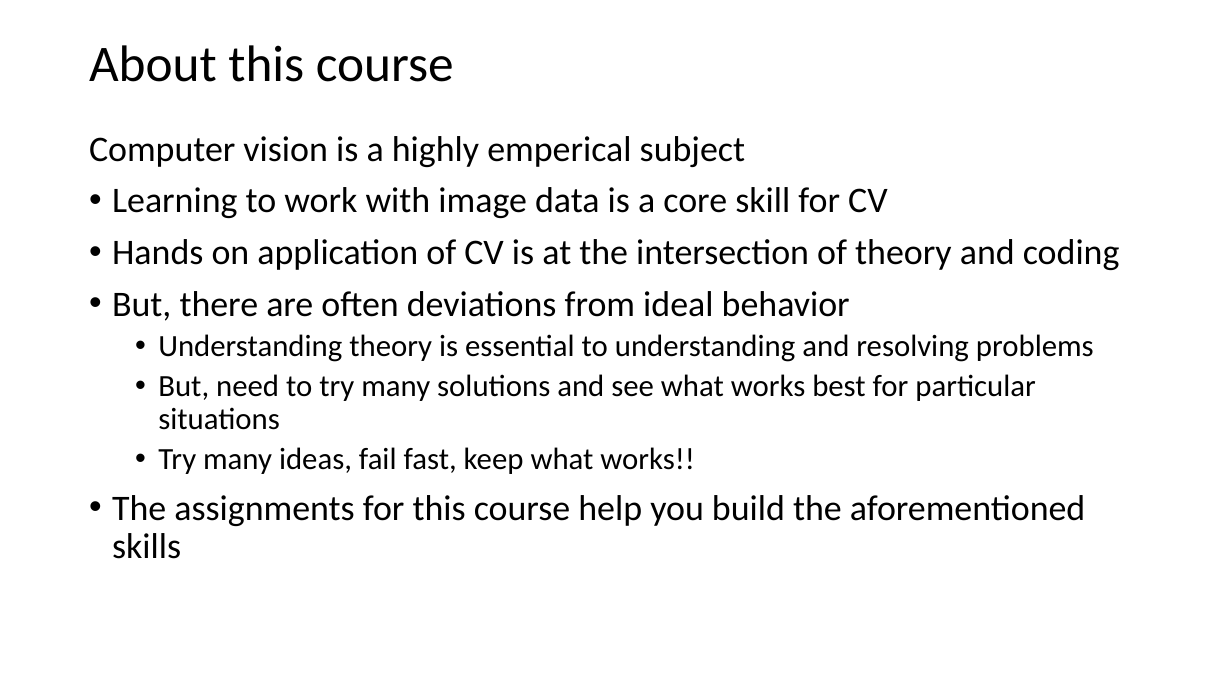
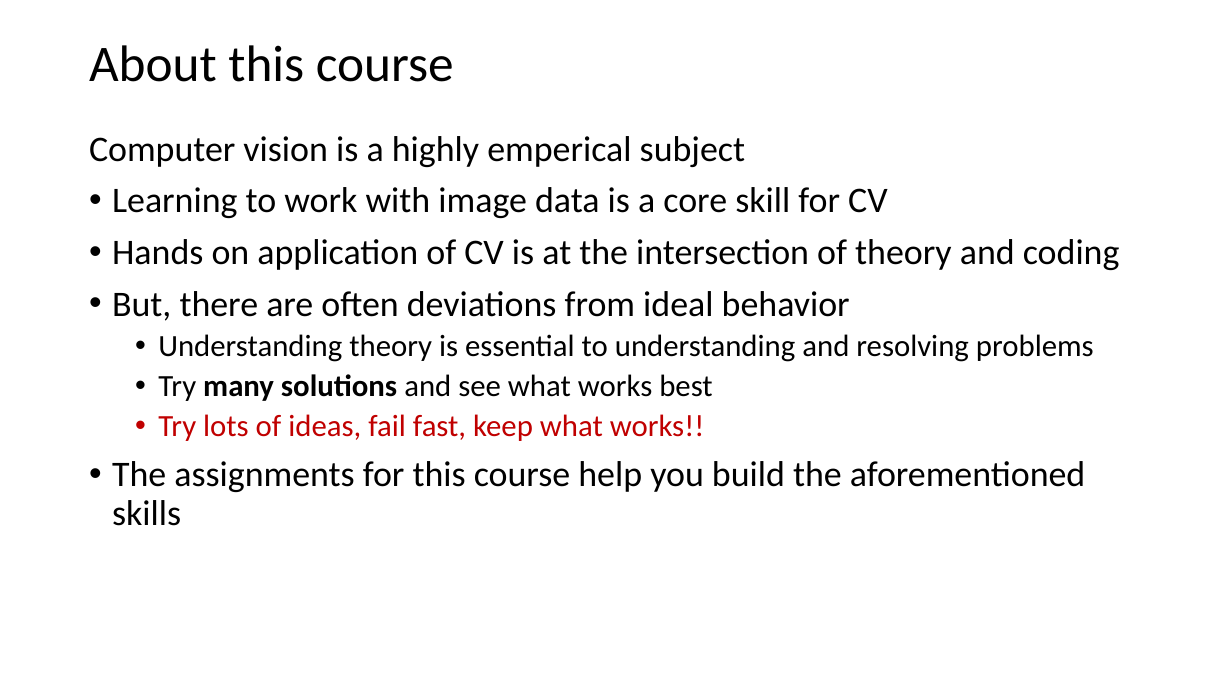
Before and after one commit to StephenElston/CSCI-E25, a slide deck: slide 12 of Slides/1_Introduction.pptx. Drawn at 1232x693 pixels with LibreOffice and Linux fonts; fonts in the diff are those of the drawing. Boxes give left, top, right and bottom in pixels: in the first picture for what was removed or moved away, otherwise in the second. Text is boxed around its words. In the diff, an @@ line names an element or a change of style, - is before the commit and + after.

```diff
--- a/Slides/1_Introduction.pptx
+++ b/Slides/1_Introduction.pptx
@@ text at bbox=[158, 374, 712, 441]: text changed; text colour #000000 to #C00000 @@
-  • But, need to try many solutions and see what works best for particular situations
-  • Try many ideas, fail fast, keep what works!!
+  • Try many solutions and see what works best
+  • Try lots of ideas, fail fast, keep what works!!
```
Also in this commit, not shown: 24 other slides changed.
